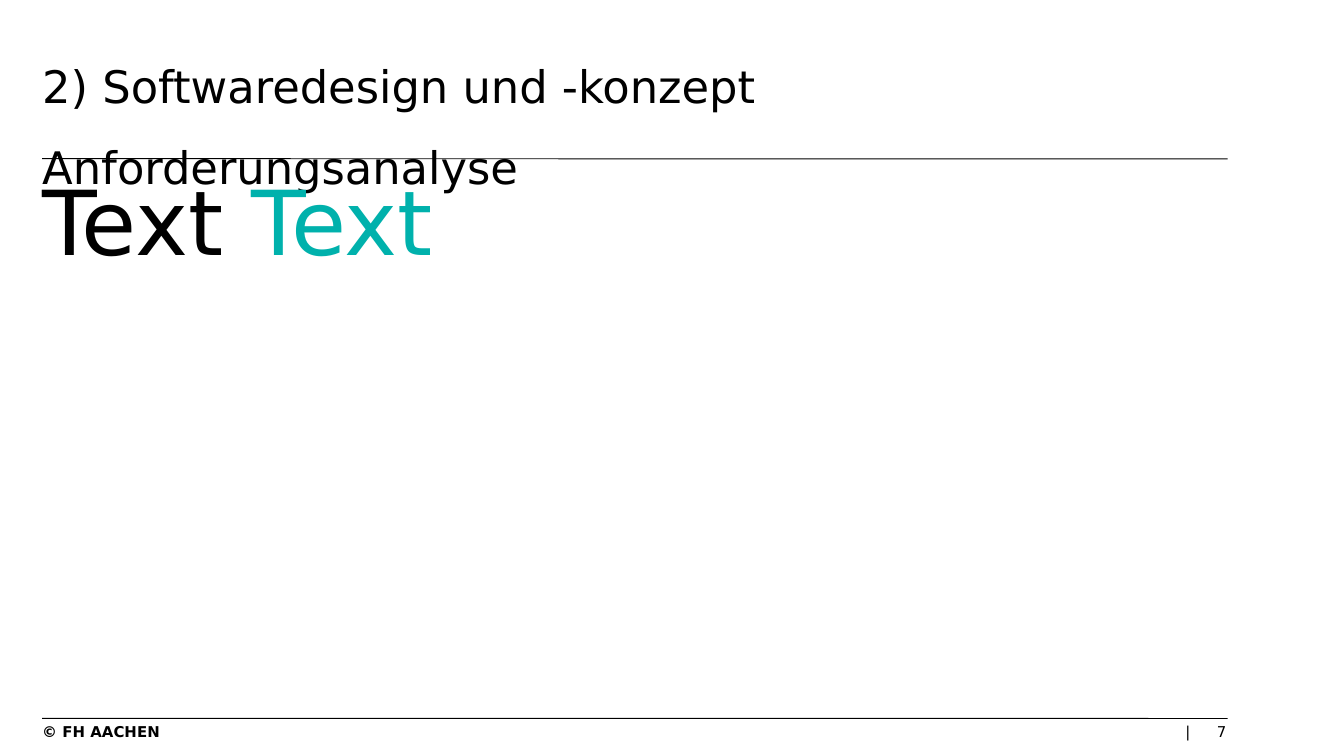
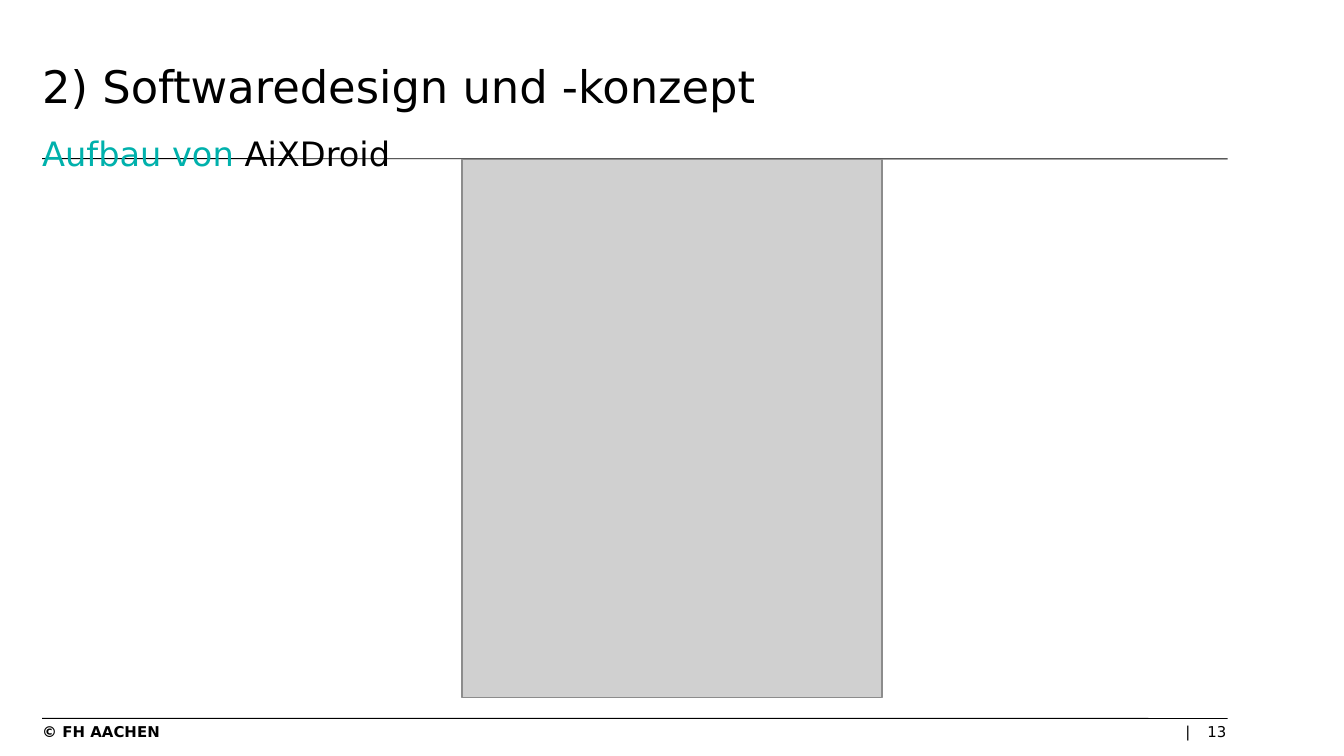
Before and after one commit to levithas/Bachelorprojekt, a slide deck: slide 13 of Dokumentation/Präsentation.pptx (slide 7 before the commit). Drawn at 1344x756 pixels with LibreOffice and Linux fonts; fonts in the diff are those of the drawing; grey boxes stand for pictures; background and template pictures are left out. Boxes give left, top, right and bottom in pixels: in the first picture for what was removed or moved away, otherwise in the second. Text is boxed around its words. In the diff, an @@ line names an element or a change of style, - is before the commit and + after.

```diff
--- a/Dokumentation/Präsentation.pptx
+++ b/Dokumentation/Präsentation.pptx
@@ title at (x1=42, y1=69, x2=755, y2=167): text changed @@
-2) Softwaredesign und -konzept
-Anforderungsanalyse
+2) Softwaredesign und -konzept
+Aufbau von AiXDroid
@@ picture added at (x1=462, y1=159, x2=883, y2=698) @@
@@ text removed at (x1=42, y1=183, x2=433, y2=257) @@
-Text Text
@@ page number at (x1=1207, y1=726, x2=1226, y2=738): text changed @@
-7
+13
```
Also in this commit, not shown: 15 other slides changed, 16 slides added, 5 slides removed, 4 other files.
